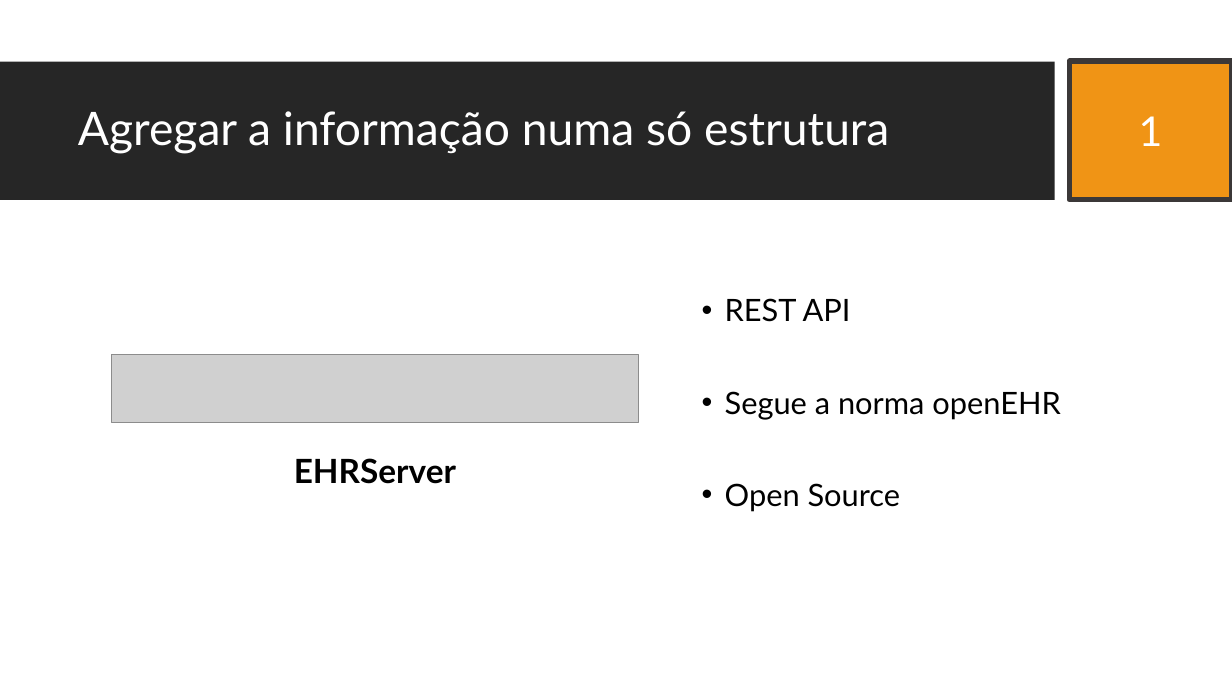
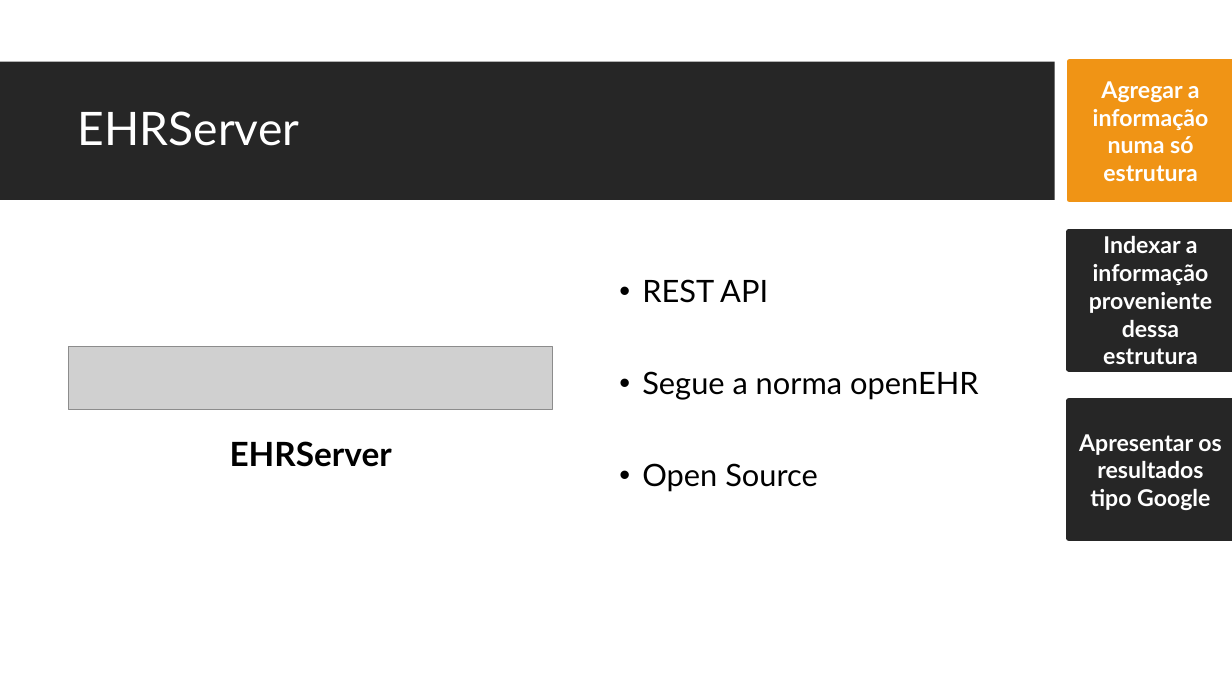
Before and after one commit to JDSBCC/Indexacao-de-Documentos-Clinicos, a slide deck: slide 8 of Dissertacao/4. Defesa da dissertação.pptx. Drawn at 1232x693 pixels with LibreOffice and Linux fonts; fonts in the diff are those of the drawing; grey boxes stand for pictures; background and template pictures are left out. Boxes give left, top, right and bottom in pixels: in the first picture for what was removed or moved away, otherwise in the second. Text is boxed around its words. In the diff, an @@ line names an element or a change of style, - is before the commit and + after.

Commit message:
PPT updates

```diff
--- a/Dissertacao/4. Defesa da dissertação.pptx
+++ b/Dissertacao/4. Defesa da dissertação.pptx
@@ rounded rectangle "Agregar a informação numa só ..." at (1069, 62, 1232, 200): rectangle to rounded rectangle; fill none to #F09415; outline #3B3838 4 pt to #F09415 4 pt @@
@@ text in rounded rectangle at (1093, 81, 1209, 181): text added @@
+Agregar a informação numa só estrutura
@@ title at (78, 111, 299, 146): text changed @@
-Agregar a informação numa só estrutura
+EHRServer
@@ text removed at (1139, 116, 1163, 146) @@
-1
@@ rounded rectangle added at (1069, 231, 1232, 369), fill #262626, outline #262626 4 pt, 18 pt, text #FFFFFF, bold @@
+Indexar a informação proveniente dessa estrutura
@@ text "REST API": place and size @@
-text "REST API" at (725, 298, 1060, 512)
+text "REST API" at (642, 279, 978, 492)
@@ picture: place and size @@
-picture at (112, 354, 639, 422)
+picture at (68, 347, 553, 409)
@@ text "EHRServer": place and size @@
-text "EHRServer" at (294, 458, 456, 484)
+text "EHRServer" at (230, 441, 392, 467)
@@ rounded rectangle added at (1069, 401, 1232, 539), fill #262626, outline #262626 4 pt, 18 pt, text #FFFFFF, bold @@
+Apresentar os resultados tipo Google
```
Also in this commit, not shown: 6 other slides changed, 2 slides added, 2 slides removed, 1 other file.
